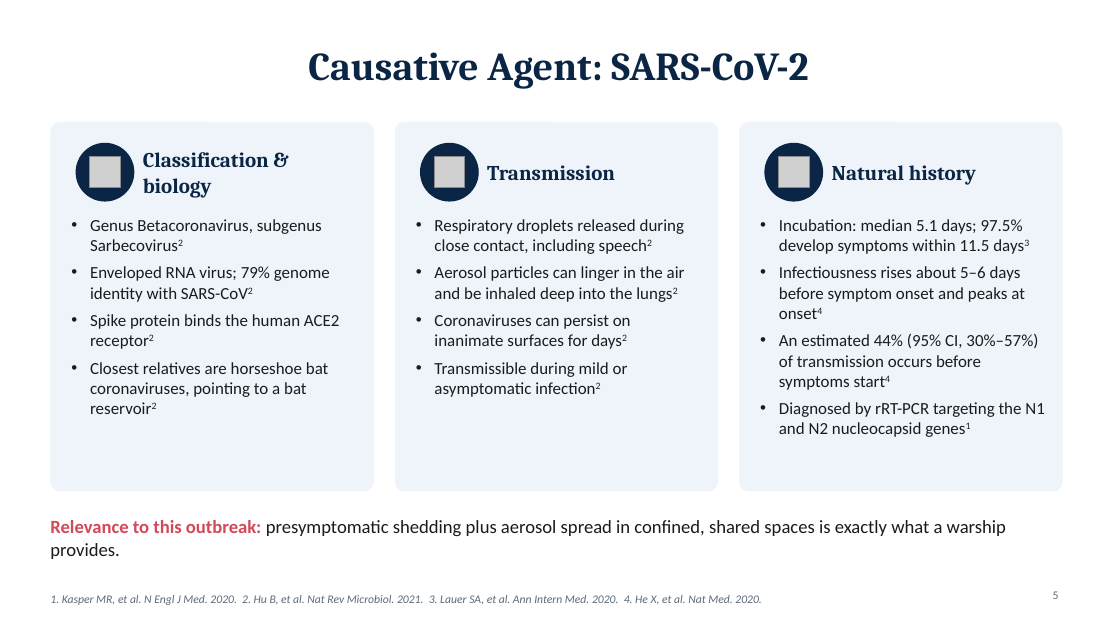
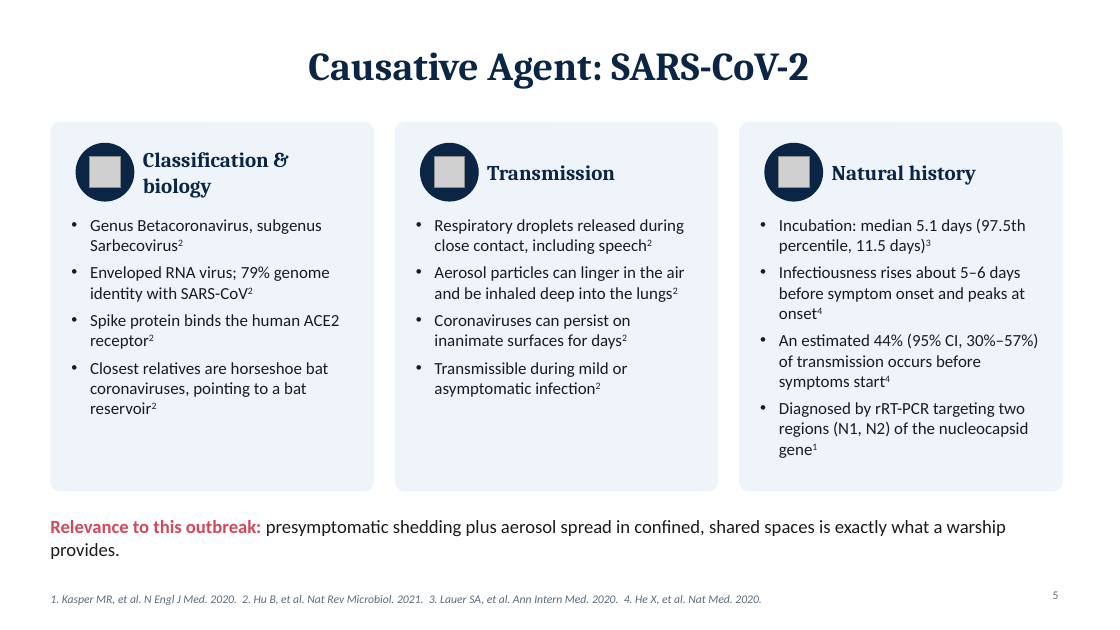
Before and after one commit to adebowa96/Research, a slide deck: slide 5 of Outbreak_of_the_Day/Covid19_Aircraft_Carrier_Outbreak.pptx. Drawn at 1120x630 pixels with LibreOffice and Linux fonts; fonts in the diff are those of the drawing; grey boxes stand for pictures. Boxes give left, top, right and bottom in pixels: in the first picture for what was removed or moved away, otherwise in the second. Text is boxed around its words. In the diff, an @@ line names an element or a change of style, - is before the commit and + after.

```diff
--- a/Outbreak_of_the_Day/Covid19_Aircraft_Carrier_Outbreak.pptx
+++ b/Outbreak_of_the_Day/Covid19_Aircraft_Carrier_Outbreak.pptx
@@ text at box(779, 219, 1026, 254): text changed @@
-• Incubation: median 5.1 days; 97.5% develop symptoms within 11.5 days3
+• Incubation: median 5.1 days (97.5th percentile, 11.5 days)3
@@ text at box(779, 402, 1029, 437): text changed @@
-• Diagnosed by rRT-PCR targeting the N1 and N2 nucleocapsid genes1
+• Diagnosed by rRT-PCR targeting two regions (N1, N2) of the nucleocapsid gene1
```
Also in this commit, not shown: 7 other slides changed.
